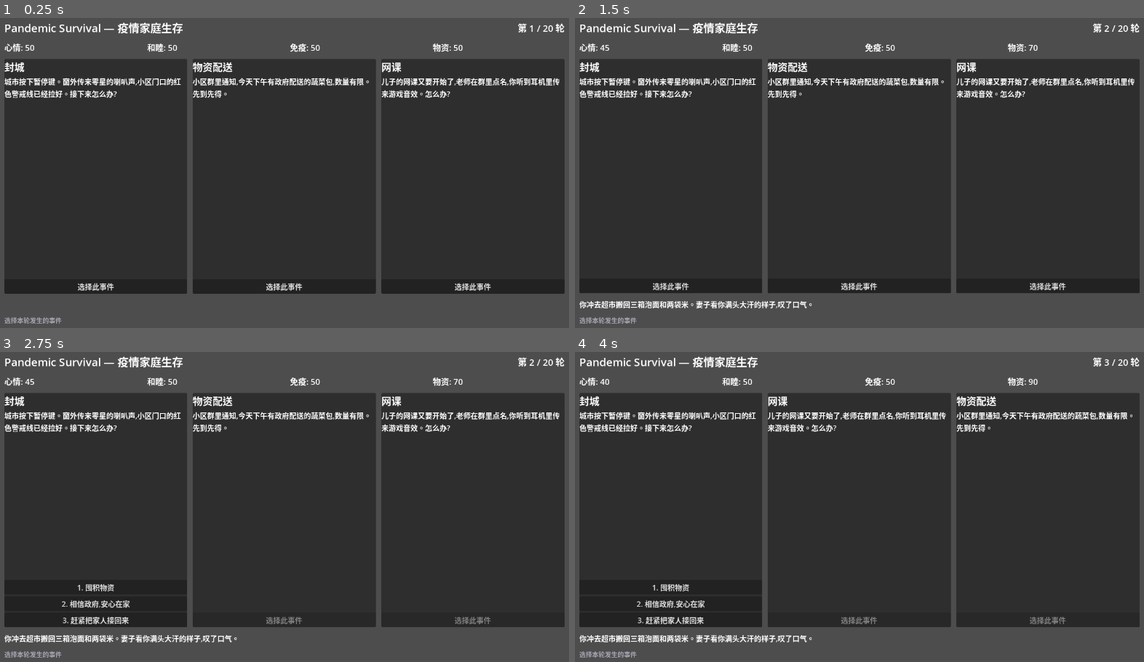
Above: before the commit, frames 1-4 (two rows, left to right).
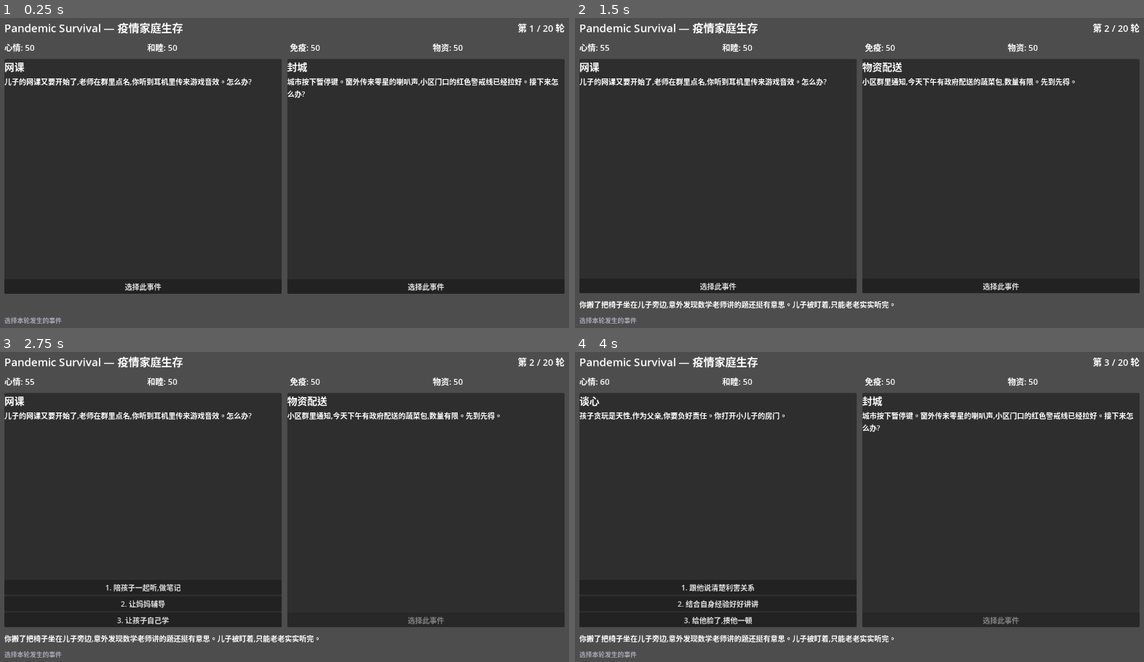
Above: after the commit, the same moments.

Repository: edudong999/GGJ
Game: Godot game, scene res://scenes/Main.tscn
Same seed, same stepped clock (60 frames per second), same inputs: the game is played once before the commit and once after it.
Inputs (mouse positions are in pixels of both pictures, inside the frame that each line leads up to):
- Up to frame 1 (0.25 s): no input
- Up to frame 2 (1.5 s): click "选择此事件" at 0.5 s; click (671, 253) at 1.25 s, where only the run before the commit has a clickable "1. 囤积物资"
- Up to frame 3 (2.75 s): click "选择此事件" at 2 s
- Up to frame 4 (4 s): click (717, 587) at 2.75 s, where only the run after the commit has a clickable "1. 陪孩子一起听,做笔记"; click "选择此事件" at 3.5 s

The runs differ from the first frame. In frame 1, 5.4% of the frame differs, in the area x 0-99%, y 13-89%; in frame 2, 6.3%; in frame 3, 6.9%; in frame 4, 6.9%, in the area x 0-99%, y 8-94%.

Commit message:
Add 3-pool event system
Events are now grouped into 3 pools and one event is drawn from each:
- family (谈心/蛋糕/网课)
- supplies (封城/物资配送)
- community (社区求助)

GameState.pick_round_events() iterates POOLS and picks one random
trigger-passing event from each. Empty pools produce fewer cards.

Diff:
--- a/data/events.json
+++ b/data/events.json
@@ -1,6 +1,7 @@
 [
   {
     "id": "lockdown",
+    "pool": "supplies",
     "title": "封城",
     "description": "城市按下暂停键。窗外传来零星的喇叭声,小区门口的红色警戒线已经拉好。接下来怎么办?",
     "options": [
@@ -23,6 +24,7 @@
   },
   {
     "id": "talk_heart",
+    "pool": "family",
     "title": "谈心",
     "description": "孩子贪玩是天性,作为父亲,你要负好责任。你打开小儿子的房门。",
     "trigger": {"attribute": "mood", "min": 60},
@@ -46,6 +48,7 @@
   },
   {
     "id": "cake",
+    "pool": "family",
     "title": "蛋糕",
     "description": "妻子用矿泉水瓶做成的简易打蛋器配合着电饭煲,做出了封城这么久以来家里人吃的第一顿零嘴。",
     "trigger": {"attribute": "mood", "max": 40},
@@ -70,6 +73,7 @@
   },
   {
     "id": "ask_help",
+    "pool": "community",
     "title": "社区求助",
     "description": "我们的物资不算贫乏,但也不怎么阔绰。女儿正是长身体的时间,没点营养可不行。你感觉她更容易累了,或许我们需要一顿像样的饭。",
     "trigger": {"attribute": "immunity", "max": 40},
@@ -100,6 +104,7 @@
   },
   {
     "id": "online_class",
+    "pool": "family",
     "title": "网课",
     "description": "儿子的网课又要开始了,老师在群里点名,你听到耳机里传来游戏音效。怎么办?",
     "options": [
@@ -122,6 +127,7 @@
   },
   {
     "id": "supply_delivery",
+    "pool": "supplies",
     "title": "物资配送",
     "description": "小区群里通知,今天下午有政府配送的蔬菜包,数量有限。先到先得。",
     "options": [
--- a/scripts/GameState.gd
+++ b/scripts/GameState.gd
@@ -3,6 +3,7 @@
 # 游戏核心状态,作为 autoload 单例运行
 
 const MAX_ROUNDS: int = 20
+const POOLS: Array = ["family", "supplies", "community"]
 
 var round: int = 1
 var mood: int = 50        # 心情值
@@ -53,14 +54,15 @@
 
 
 func pick_round_events() -> void:
-	var available: Array = []
-	for ev in events:
-		if _check_trigger(ev):
-			available.append(ev)
-	available.shuffle()
 	current_round_events = []
-	for i in range(min(3, available.size())):
-		current_round_events.append(available[i])
+	for pool_name in POOLS:
+		var available: Array = []
+		for ev in events:
+			if ev.get("pool", "") == pool_name and _check_trigger(ev):
+				available.append(ev)
+		if available.size() > 0:
+			available.shuffle()
+			current_round_events.append(available[0])
 
 
 func _check_trigger(ev: Dictionary) -> bool:
Not shown, changed: README.md
